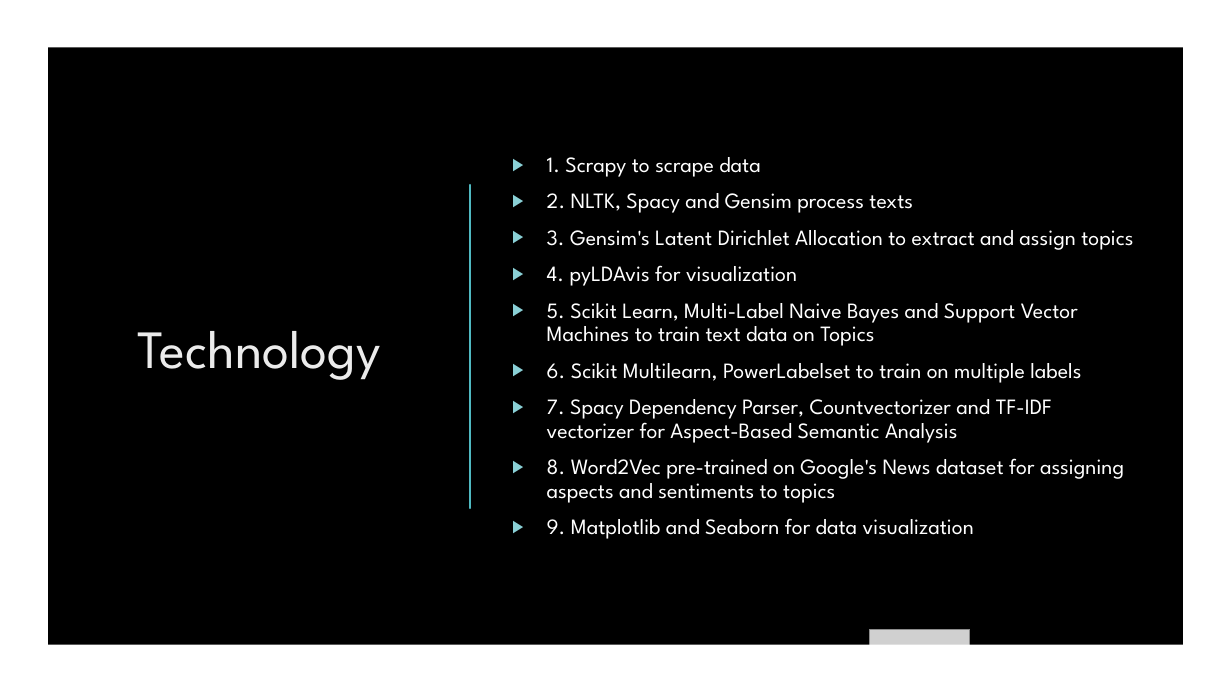
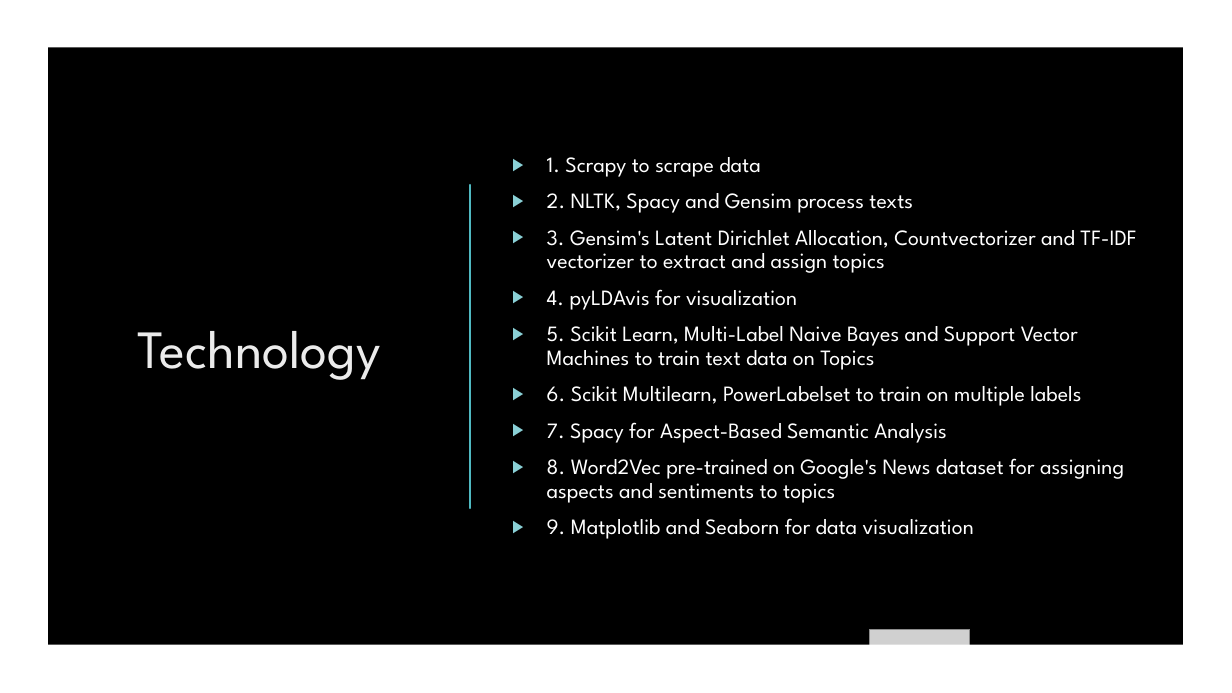
Before and after one commit to ayan1995/Thinkful, a slide deck: slide 6 of Bootcamp/Final Capstone Opinion Mining/Opinion Mining Presentation.pptx. Drawn at 1232x693 pixels with LibreOffice and Linux fonts; fonts in the diff are those of the drawing; grey boxes stand for pictures; background and template pictures are left out. Boxes give left, top, right and bottom in pixels: in the first picture for what was removed or moved away, otherwise in the second. Text is boxed around its words. In the diff, an @@ line names an element or a change of style, - is before the commit and + after.

```diff
--- a/Bootcamp/Final Capstone Opinion Mining/Opinion Mining Presentation.pptx
+++ b/Bootcamp/Final Capstone Opinion Mining/Opinion Mining Presentation.pptx
@@ text at (x1=547, y1=230, x2=1136, y2=273): text changed @@
-▶ 3. Gensim's Latent Dirichlet Allocation to extract and assign topics
+▶ 3. Gensim's Latent Dirichlet Allocation, Countvectorizer and TF-IDF vectorizer to extract and assign topics
@@ text at (x1=547, y1=422, x2=946, y2=443): text changed @@
-▶ 7. Spacy Dependency Parser, Countvectorizer and TF-IDF vectorizer for Aspect-Based Semantic Analysis
+▶ 7. Spacy for Aspect-Based Semantic Analysis
```
Also in this commit, not shown: 3 other slides changed, 4 other files.
